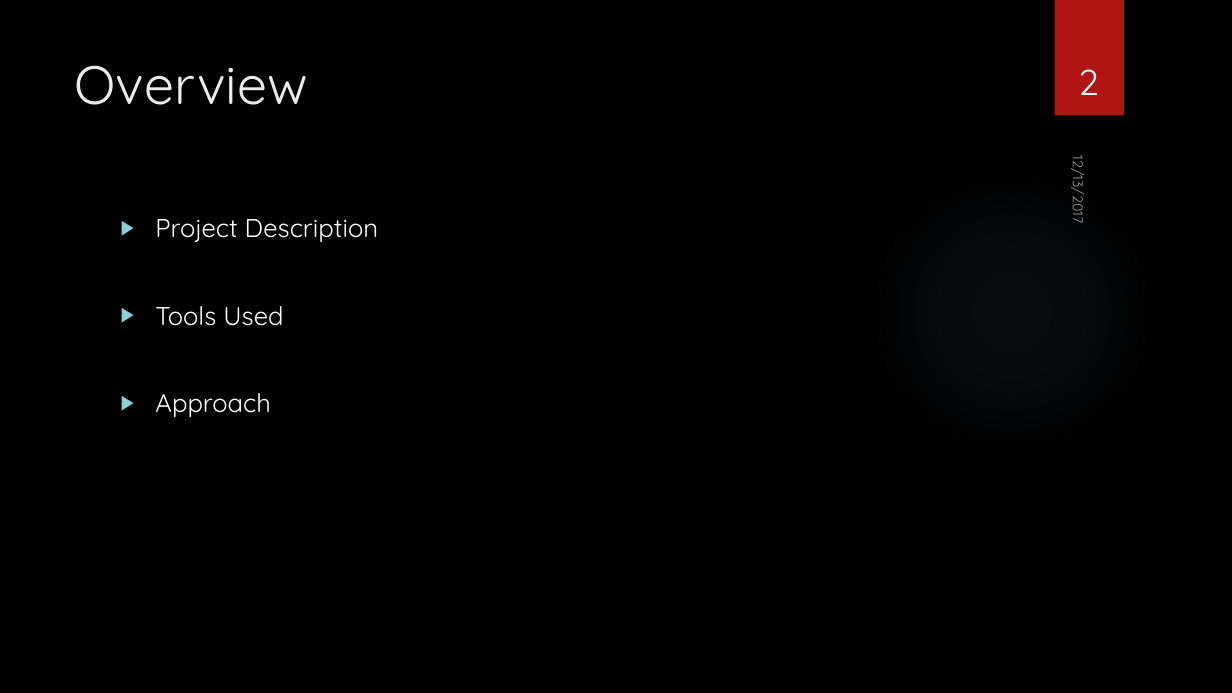
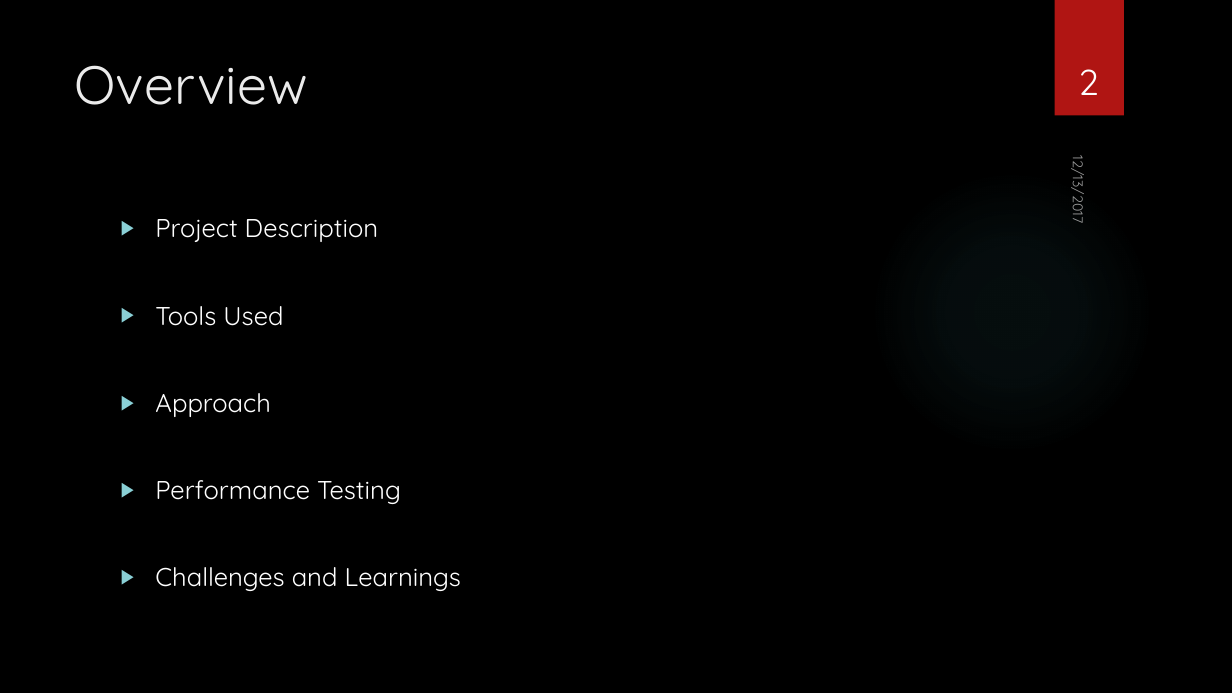
Before and after one commit to kcshettar/cg2f2017, a slide deck: slide 2 of Project/Final Presentation/Shoot The Object - Presentation.pptx. Drawn at 1232x693 pixels with LibreOffice and Linux fonts; fonts in the diff are those of the drawing; background and template pictures are left out. Boxes give left, top, right and bottom in pixels: in the first picture for what was removed or moved away, otherwise in the second. Text is boxed around its words. In the diff, an @@ line names an element or a change of style, - is before the commit and + after.

```diff
--- a/Project/Final Presentation/Shoot The Object - Presentation.pptx
+++ b/Project/Final Presentation/Shoot The Object - Presentation.pptx
@@ text at bbox=[155, 480, 461, 591]: paragraphs added @@
+▶ Performance Testing
+▶ Challenges and Learnings
```
Also in this commit, not shown: 2 other slides changed, 11 other files.
